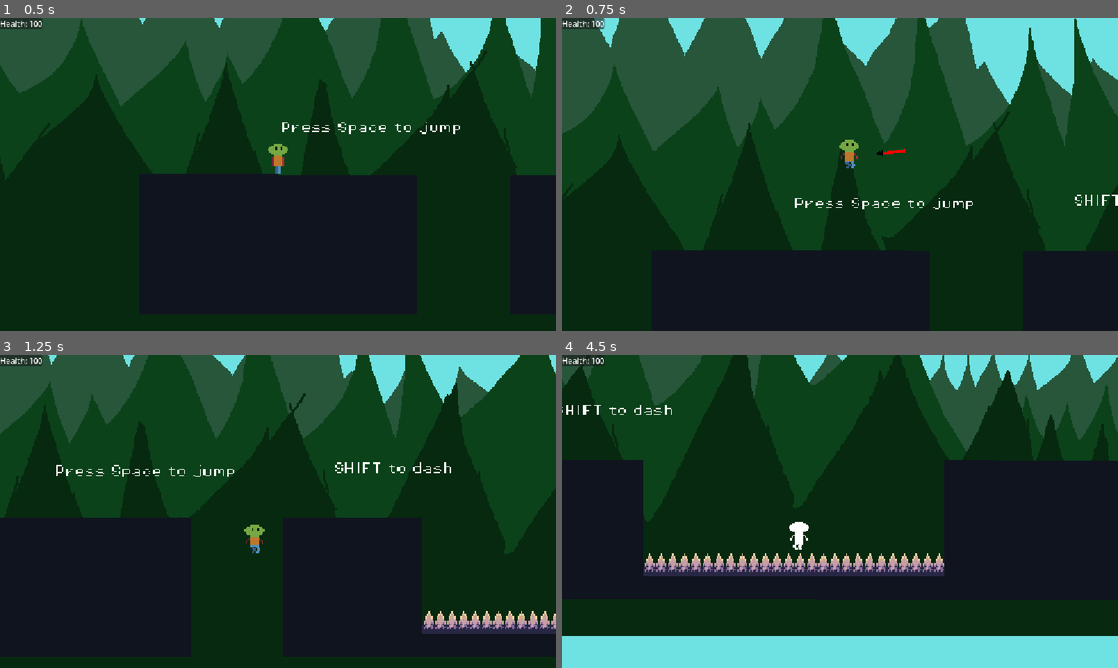
Above: before the commit, frames 1-4 (two rows, left to right).
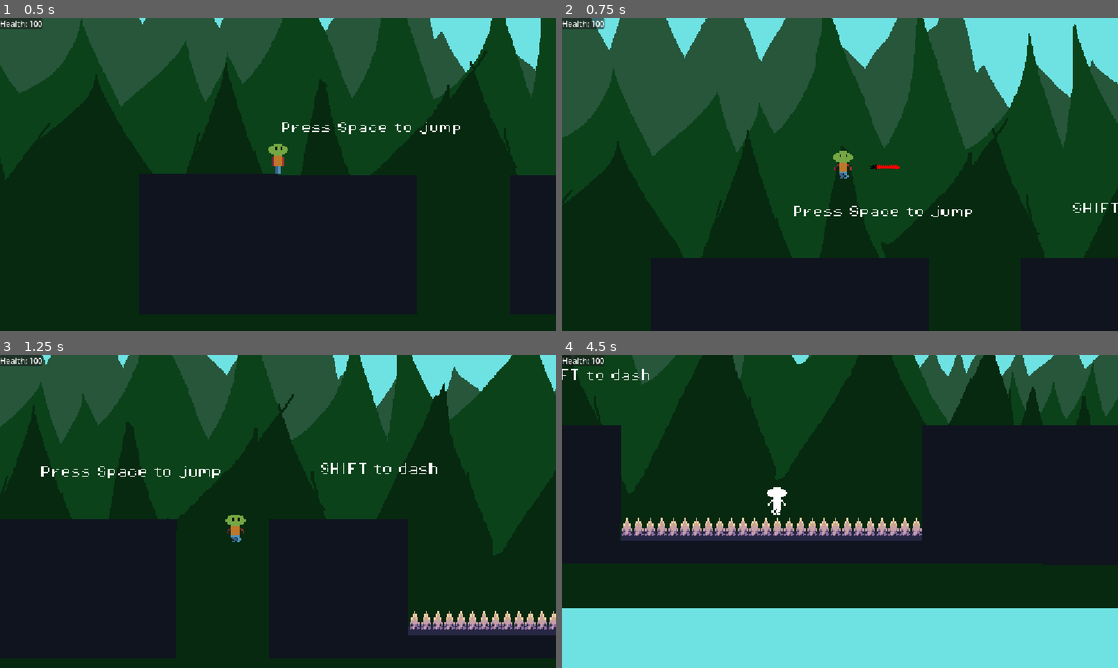
Above: after the commit, the same moments.

Repository: Sanved001/scribe-2d
Game: Godot game, scene res://scenes/boot.tscn
Two runs of this game, one before a commit and one after it. Both use one fixed random seed, a clock stepped at 60 frames per second and the inputs below.
Inputs (mouse positions are in pixels of both pictures, inside the frame that each line leads up to):
- Up to frame 1 (0.5 s): no input
- Up to frame 2 (0.75 s): tap Space (jump) at 0.5 s; move the mouse to (962, 158) at 0.52 s; hold D (right) from 0.53 s (still down); click (962, 158) at 0.6 s
- Up to frame 3 (1.25 s): keep holding D (right); tap Space (jump) at 0.77 s
- Up to frame 4 (4.5 s): tap Space (jump) at 1.25, 1.52, 2, 2.75, 3.02, 3.5, 3.77, 4.25 s; move the mouse to (728, 527) at 1.27 s; tap Shift (dash) at 1.35, 4.35 s; move the mouse to (895, 442) at 2.02 s; release D (right) at 2.03 s; hold A (left) 2.03-2.78 s; tap E (interact) at 2.1 s; move the mouse to (812, 574) at 2.77 s; hold D (right) 2.78-4.28 s; tap F (shift_plane) at 2.85 s; move the mouse to (1006, 558) at 3.52 s; click (1006, 558) at 3.6 s; move the mouse to (673, 464) at 4.27 s; hold A (left) from 4.28 s (still down)

Frame 1 is identical in both runs. In frame 2, 5.2% of the frame differs, in the area x 0-100%, y 0-77%; in frame 3, 13%; in frame 4, 30%, in the area x 0-100%, y 0-90%.

Commit message:
Turned on Physics Interpolation to fix jittering on high refresh rates

Diff:
--- a/project.godot
+++ b/project.godot
@@ -69,6 +69,7 @@
 [physics]
 
 3d/physics_engine="Jolt Physics"
+common/physics_interpolation=true
 
 [rendering]
 
Not shown, changed: Scribe-2d-updates.txt
